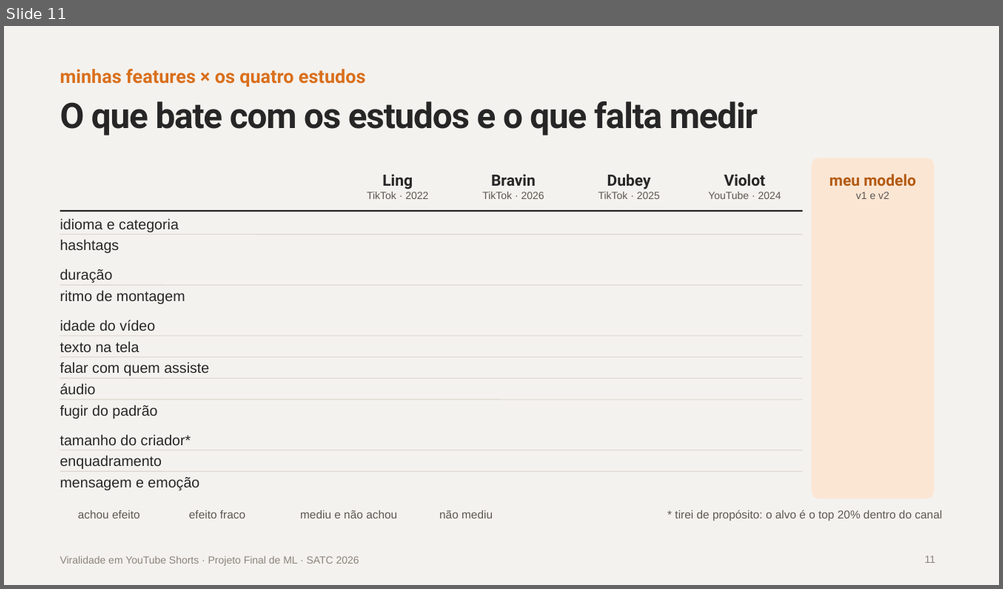
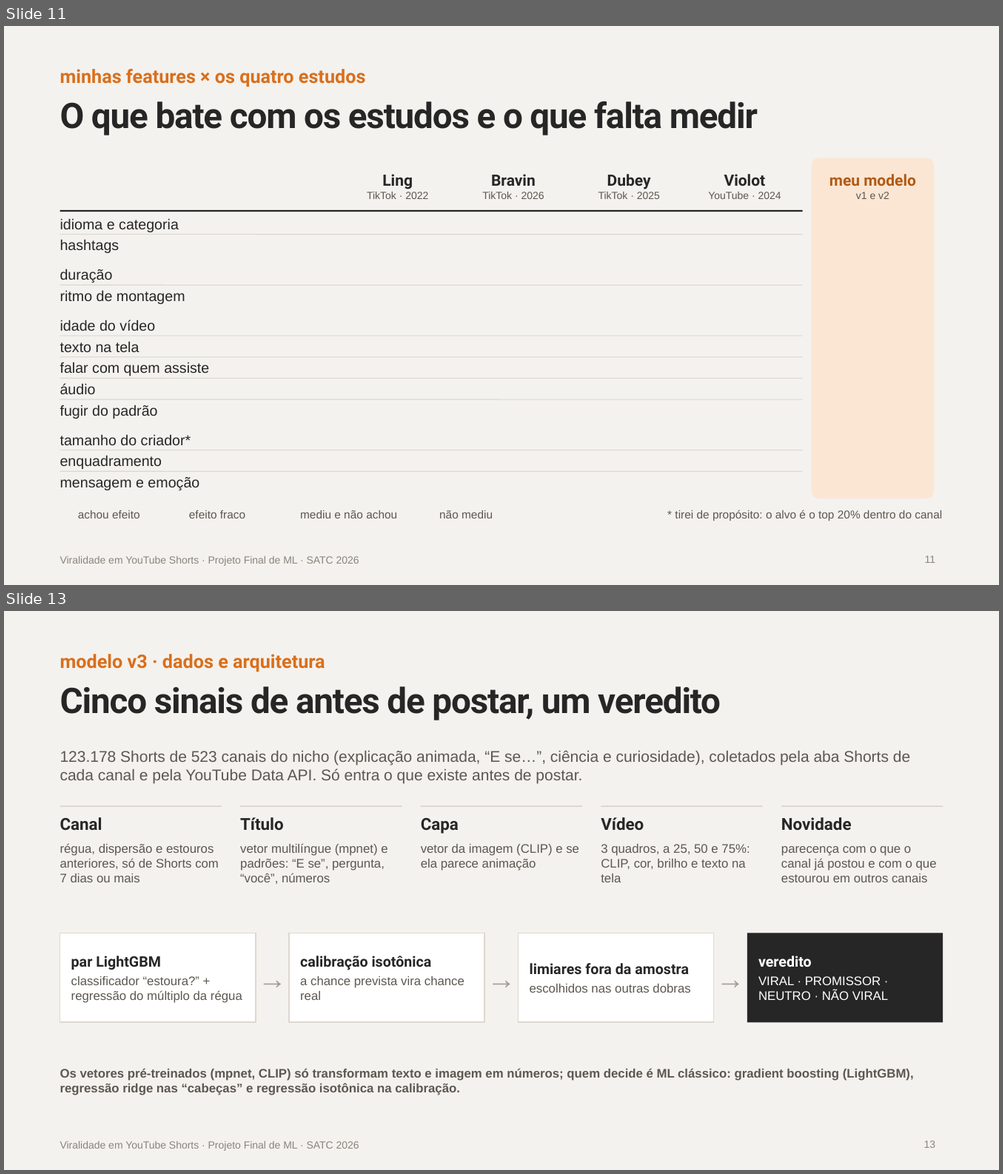
Before and after one commit to EricDagostim/ml-shortvideo-virality, a slide deck: reports/apresentacao/Viralidade_Shorts_Projeto_Final.pptx. Shown one above the other, each under a label of ours: slide 11 before the commit, slides 11 and 13 after it; the slides between them are not shown. The pictures are 1003x589 and 1003x1174 pixels, drawn with LibreOffice and Linux fonts; fonts in the diff are those of the drawing; background and template pictures are left out. Boxes give left, top, right and bottom in pixels: in the first picture for what was removed or moved away, otherwise in the second. Text is boxed around its words. In the diff, an @@ line names an element or a change of style, - is before the commit and + after.

```diff
--- a/reports/apresentacao/Viralidade_Shorts_Projeto_Final.pptx
+++ b/reports/apresentacao/Viralidade_Shorts_Projeto_Final.pptx
@@ slide 13 added at (4, 611, 999, 1170), background #F4F2EE; not listed: 1 template element that a slide beside it also shows @@
@@ text added at (60, 654, 325, 672), 18 pt, text #D96F1C, bold @@
+modelo v3 · dados e arquitetura
@@ title added at (60, 686, 720, 721), 34 pt, text #262626, bold @@
+Cinco sinais de antes de postar, um veredito
@@ text added at (60, 750, 910, 784), 15 pt, text #5C5751 @@
+123.178 Shorts de 523 canais do nicho (explicação animada, “E se…”, ciência e curiosidade), coletados pela aba Shorts de cada canal e pela YouTube Data API. Só entra o que existe antes de postar.
@@ line added from (60, 806) to (222, 806), #DDD8D0 1.25 pt @@
@@ line added from (241, 806) to (401, 806), #DDD8D0 1.25 pt @@
@@ line added from (421, 806) to (582, 806), #DDD8D0 1.25 pt @@
@@ line added from (601, 806) to (762, 806), #DDD8D0 1.25 pt @@
@@ line added from (782, 806) to (942, 806), #DDD8D0 1.25 pt @@
@@ text added at (60, 817, 102, 830), 16 pt, text #262626, bold @@
+Canal
@@ text added at (240, 817, 284, 831), 16 pt, text #262626, bold @@
+Título
@@ text added at (421, 818, 458, 834), 16 pt, text #262626, bold @@
+Capa
@@ text added at (600, 817, 643, 830), 16 pt, text #262626, bold @@
+Vídeo
@@ text added at (781, 817, 851, 830), 16 pt, text #262626, bold @@
+Novidade
@@ text added at (60, 843, 219, 883), 12 pt, text #5C5751 @@
+régua, dispersão e estouros anteriores, só de Shorts com 7 dias ou mais
@@ text added at (240, 843, 387, 884), 12 pt, text #5C5751 @@
+vetor multilíngue (mpnet) e padrões: “E se”, pergunta, “você”, números
@@ text added at (421, 844, 579, 871), 12 pt, text #5C5751 @@
+vetor da imagem (CLIP) e se ela parece animação
@@ text added at (600, 844, 749, 883), 12 pt, text #5C5751 @@
+3 quadros, a 25, 50 e 75%: CLIP, cor, brilho e texto na tela
@@ text added at (781, 846, 936, 883), 12 pt, text #5C5751 @@
+parecença com o que o canal já postou e com o que estourou em outros canais
@@ rectangle added at (60, 934, 256, 1023), fill #FFFFFF, outline #DDD8D0 1.25 pt, 12 pt, text #5C5751 @@
+par LightGBM
+classificador “estoura?” + regressão do múltiplo da régua
@@ rectangle added at (289, 934, 484, 1023), fill #FFFFFF, outline #DDD8D0 1.25 pt, 12 pt, text #5C5751 @@
+calibração isotônica
+a chance prevista vira chance real
@@ rectangle added at (518, 934, 714, 1023), fill #FFFFFF, outline #DDD8D0 1.25 pt, 12 pt, text #5C5751 @@
+limiares fora da amostra
+escolhidos nas outras dobras
@@ rectangle added at (747, 934, 942, 1023), fill #262626, 12 pt, text #FFFFFF @@
+veredito
+VIRAL · PROMISSOR · NEUTRO · NÃO VIRAL
@@ text added at (256, 948, 289, 1008), 28 pt, text #A39D94 @@
+→
@@ text added at (484, 948, 518, 1008), 28 pt, text #A39D94 @@
+→
@@ text added at (714, 948, 747, 1008), 28 pt, text #A39D94 @@
+→
@@ text added at (60, 1068, 913, 1096), 12 pt, text #5C5751, bold @@
+Os vetores pré-treinados (mpnet, CLIP) só transformam texto e imagem em números; quem decide é ML clássico: gradient boosting (LightGBM), regressão ridge nas “cabeças” e regressão isotônica na calibração.
@@ page number added at (924, 1141, 936, 1148), 10 pt, text #8A847C @@
+13
```
Also in this commit, not shown: 2 slides changed, 5 other slides added.
